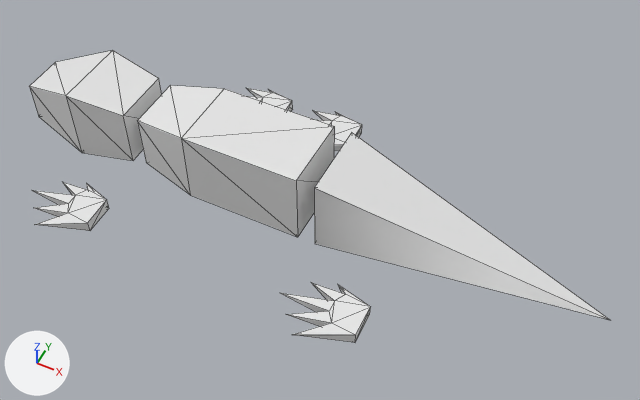
An edit to the glTF model dist/obj/lizard.gltf, drawn before and after from the same camera.
The view is the same before and after, from a 50 mm camera at (0.128, -0.247, 0.316) aimed at (0.006, -0.003, 0.012). The axes (+X, +Y, +Z) are drawn at lower left. The lights are the same throughout. Mesh edges are drawn as thin lines. Where no turn or scale is listed for an object, it has been applied to the vertices.

The scene before the commit, as lines of its bpy script (objects in view):
```python
ob_body = bpy.data.objects.new('Body', me_cube)
ob_body.location = (-0.0451, -0.0005, 0.0197)
ob_foot_0 = bpy.data.objects.new('Foot-0', me_plane_002)
ob_foot_0.location = (0.035, -0.05, 0.002)
ob_foot_1 = bpy.data.objects.new('Foot-1', me_plane_001)
ob_foot_1.location = (-0.1005, -0.05, 0.002)
ob_foot_2 = bpy.data.objects.new('Foot-2', me_plane)
ob_foot_2.location = (-0.055, 0.05, 0.002)
ob_foot_3 = bpy.data.objects.new('Foot-3', me_plane_003)
ob_foot_3.location = (-0.015, 0.05, 0.002)
ob_head = bpy.data.objects.new('Head', me_cube_003)
ob_head.location = (-0.12, -0.0005, 0.0182)
ob_tail = bpy.data.objects.new('Tail', me_cube_002)
ob_tail.location = (0.0771, -0.0005, 0.0103)
```
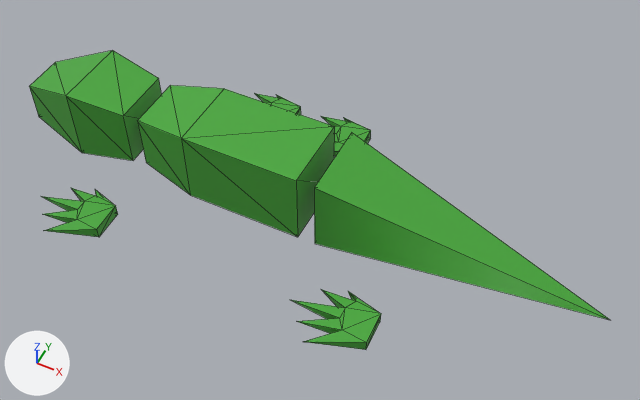
Edits to the bpy script that builds the scene:
```text
Add mat_lizard:
    mat_lizard = principled_material('Lizard')
    mat_lizard.base_color = (0.0624, 0.393, 0.0404)  # green #47a839
    mat_lizard.roughness = 0.4
Change me_cube_002:
    where me_cube_002.from_pydata(...)  # 5 vertices, 6 faces; spans x -0.0657..0.0657, y -0.0188..0.0188, z -0.0095..0.0282
    remove me_cube_002.materials.append(mat_material)  # white #e7e7e7
    add me_cube_002.materials.append(mat_lizard)  # green #47a839
Change me_cube_003:
    where me_cube_003.from_pydata(...)  # 12 vertices, 20 faces; spans x -0.0312..0.0301, y -0.0188..0.0188, z -0.0173..0.0204
    remove me_cube_003.materials.append(mat_material)  # white #e7e7e7
    add me_cube_003.materials.append(mat_lizard)  # green #47a839
Change me_cube:
    where me_cube.from_pydata(...)  # 12 vertices, 20 faces; spans x -0.0378..0.0479, y -0.0188..0.0188, z -0.0188..0.0188
    remove me_cube.materials.append(mat_material)  # white #e7e7e7
    add me_cube.materials.append(mat_lizard)  # green #47a839
Change me_plane_001:
    where me_plane_001.from_pydata(...)  # 17 vertices, 30 faces; spans x -0.0251..0.0152, y -0.0168..0.0155, z -0.0021..0.0038
    add me_plane_001.materials.append(mat_lizard)  # green #47a839
Change me_plane_002:
    where me_plane_002.from_pydata(...)  # 17 vertices, 30 faces; spans x -0.0251..0.0152, y -0.0168..0.0155, z -0.0021..0.0038
    add me_plane_002.materials.append(mat_lizard)  # green #47a839
Change me_plane:
    where me_plane.from_pydata(...)  # 17 vertices, 30 faces; spans x -0.0251..0.0152, y -0.0168..0.0155, z -0.0021..0.0038
    add me_plane.materials.append(mat_lizard)  # green #47a839
Change me_plane_003:
    where me_plane_003.from_pydata(...)  # 17 vertices, 30 faces; spans x -0.0251..0.0152, y -0.0168..0.0155, z -0.0021..0.0038
    add me_plane_003.materials.append(mat_lizard)  # green #47a839
Change ob_foot_1:
    ob_foot_1.location: (-0.1005, -0.05, 0.002) -> (-0.0958, -0.05, 0.0)
Change ob_foot_0:
    ob_foot_0.location: (0.035, -0.05, 0.002) -> (0.04, -0.05, 0.0)
Change ob_foot_2:
    ob_foot_2.location: (-0.055, 0.05, 0.002) -> (-0.05, 0.05, 0.0)
Change ob_foot_3:
    ob_foot_3.location: (-0.015, 0.05, 0.002) -> (-0.01, 0.05, 0.0)
```

What differs and where, as boxes [x1, y1, x2, y2] in the pictures (640 x 400 px):
'Body', recoloured (white to green): [137, 85, 335, 237] in both
'Tail', recoloured (white to green): [314, 133, 610, 320] in both
'Head', recoloured (white to green): [29, 50, 162, 161] in both
'Foot-0', recoloured, moved: before [281, 283, 370, 342]; after [291, 289, 381, 350]
'Foot-1', recoloured, moved: before [32, 182, 109, 231]; after [41, 188, 118, 237]
'Foot-3', recoloured, moved: before [312, 110, 362, 151]; after [321, 116, 371, 156]
'Foot-2', recoloured, moved: before [247, 88, 293, 111]; after [254, 93, 301, 115]
